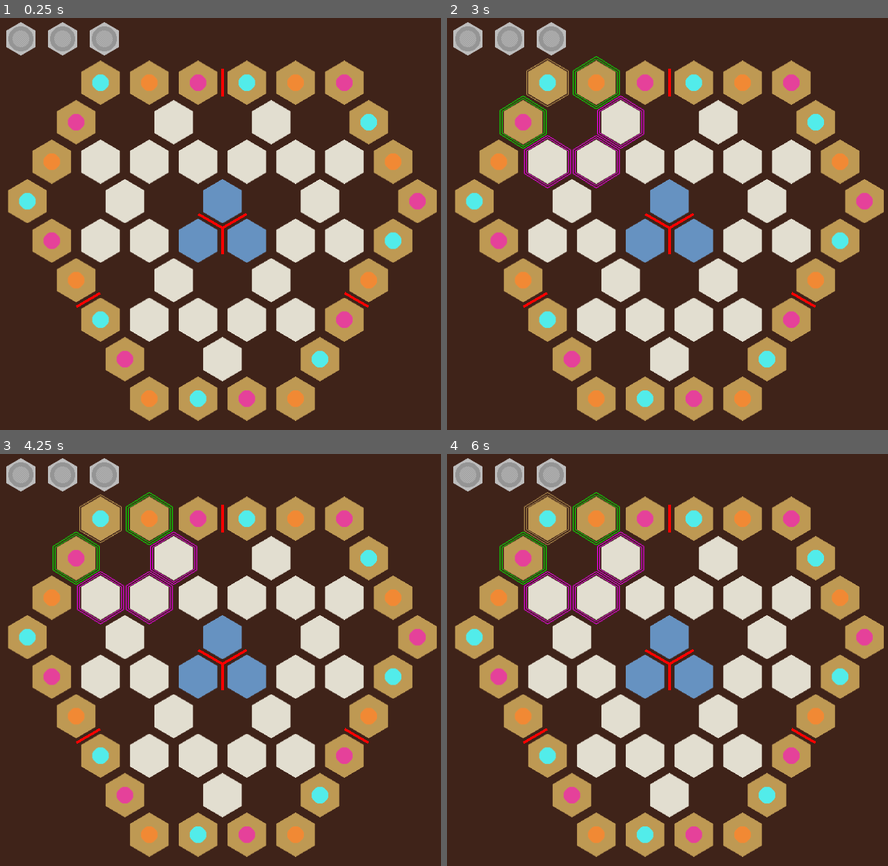
Above: before the commit, frames 1-4 (two rows, left to right).
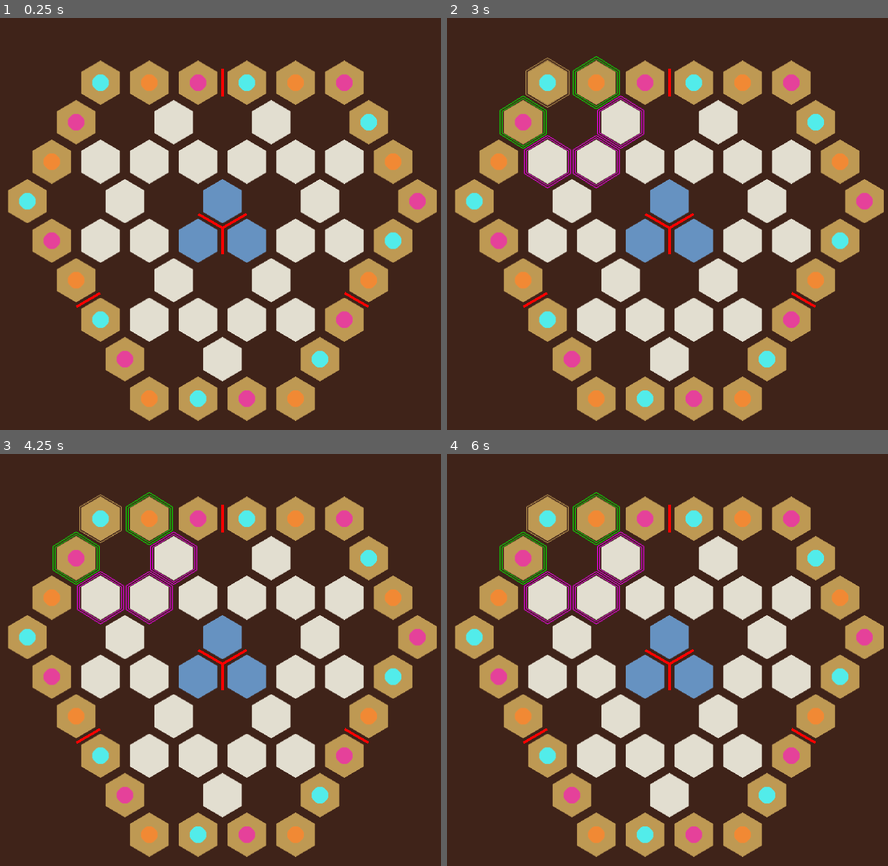
Above: after the commit, the same moments.

Repository: jbbranch9/MANOK
Game: Godot game, scene res://game.tscn
Two runs of this game, one before a commit and one after it. Both use one fixed random seed, a clock stepped at 60 frames per second and the inputs below.
Inputs (mouse positions are in pixels of both pictures, inside the frame that each line leads up to):
- Up to frame 1 (0.25 s): no input
- Up to frame 2 (3 s): tap Enter at 0.5, 2.75 s; move the mouse to (548, 83) at 0.52 s; click (548, 83) at 0.6 s; move the mouse to (596, 83) at 1.27 s; tap Tab (toggle_coordinate_visibility) at 1.35, 2.85 s; click (596, 83) at 1.42 s; tap Space at 2 s; move the mouse to (645, 83) at 2.02 s; click (645, 83) at 2.1 s; move the mouse to (693, 83) at 2.77 s; click (693, 83) at 2.92 s
- Up to frame 3 (4.25 s): move the mouse to (295, 519) at 3.52 s; click (295, 519) at 3.6 s
- Up to frame 4 (6 s): move the mouse to (790, 519) at 4.27 s; tap Tab (toggle_coordinate_visibility) at 4.35, 5.85 s; click (790, 519) at 4.42 s; tap Space at 5 s; move the mouse to (521, 557) at 5.02 s; click (521, 557) at 5.1 s; tap Enter at 5.75 s; move the mouse to (618, 557) at 5.77 s; click (618, 557) at 5.92 s

The runs differ from the first frame. In frame 1, 1.2% of the frame differs, in the area x 1-27%, y 1-10%; in frame 2, 1.4%; in frame 3, 1.2%; in frame 4, 1.4%, in the area x 1-29%, y 1-23%.

Commit message:
.

Diff:
--- a/game.tscn
+++ b/game.tscn
@@ -13,6 +13,7 @@
 scale = Vector2( 0.9, 0.9 )
 
 [node name="carrier_stage" parent="." instance=ExtResource( 3 )]
+visible = false
 scale = Vector2( 0.75, 0.75 )
 
 [node name="cursor" parent="." instance=ExtResource( 4 )]
--- a/project.godot
+++ b/project.godot
@@ -10,7 +10,7 @@
 
 [application]
 
-config/name="HEXI"
+config/name="MANOK"
 run/main_scene="res://game.tscn"
 
 [autoload]
--- a/tile.tscn
+++ b/tile.tscn
@@ -47,14 +47,14 @@
 [node name="flare" type="AnimatedSprite" parent="flare"]
 frames = SubResource( 5 )
 animation = "flare"
-frame = 4
+frame = 18
 playing = true
 
 [node name="flare2" type="AnimatedSprite" parent="flare"]
 scale = Vector2( 1.1, 1.1 )
 frames = SubResource( 5 )
 animation = "flare"
-frame = 4
+frame = 18
 playing = true
 
 [node name="pawn" parent="." instance=ExtResource( 4 )]
